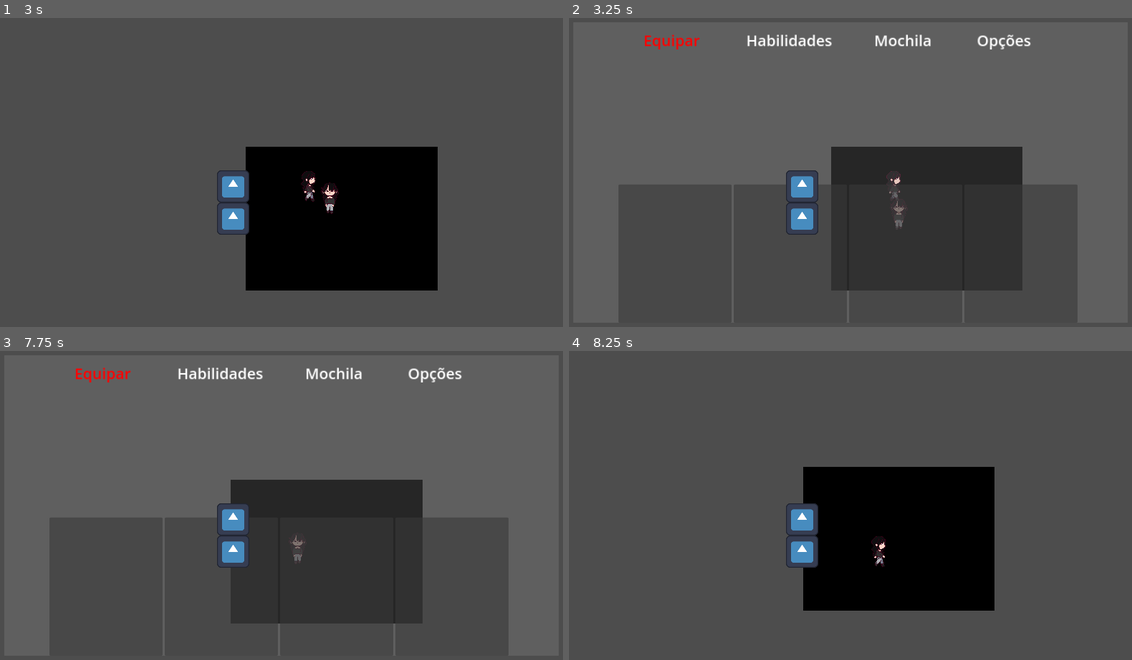
Above: before the commit, frames 1-4 (two rows, left to right).
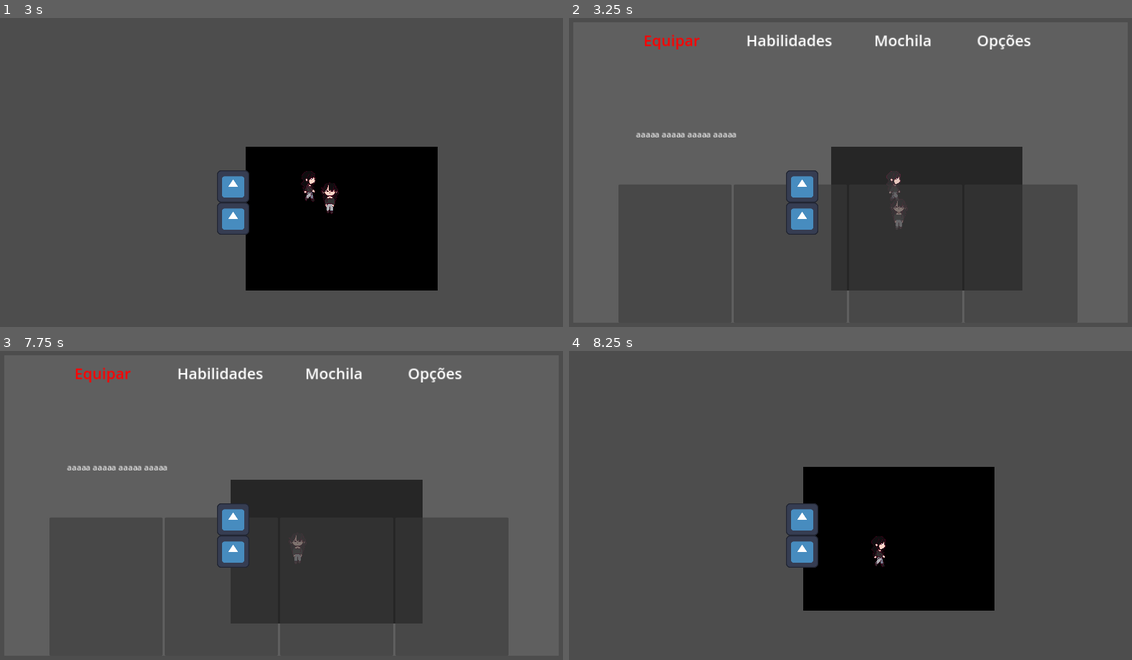
Above: after the commit, the same moments.

Repository: StarryDuckStudios/SOP
Game: Godot game, scene res://Cenas/main.tscn
Two runs of this game, one before a commit and one after it. Both use one fixed random seed, a clock stepped at 60 frames per second and the inputs below. The engine's default icon, where the game draws it, is replaced by a stand-in: a white triangle on a blue panel in a dark square.
Inputs:
- Up to frame 1 (3 s): tap Enter at 0.5 s; hold Right (ui_right) 0.53-1.28 s; tap 1 (1) at 0.6 s; tap 2 (2) at 0.8, 1.35 s; tap Space at 1.25 s; hold Down (ui_down) 1.28-2.03 s; tap 3 (3) at 1.55, 2.1 s; hold Right (ui_right) 2.03-2.78 s; tap 4 (4) at 2.3, 2.85 s; hold Up (ui_up) from 2.78 s (still down)
- Up to frame 2 (3.25 s): keep holding Up (ui_up); tap X (x) at 3.05 s
- Up to frame 3 (7.75 s): release Up (ui_up) at 3.53 s; hold Left (ui_left) 3.53-5.03 s; tap X (x) at 3.6, 7.55 s; tap Z (z) at 3.8, 4.35 s; tap 1 (1) at 4.55, 5.1 s; hold Down (ui_down) 5.03-5.78 s; tap 2 (2) at 5.3, 5.85 s; hold Right (ui_right) 5.78-6.53 s; tap 3 (3) at 6.05, 6.6 s; hold Up (ui_up) 6.53-7.28 s; tap 4 (4) at 6.8, 7.35 s; hold Right (ui_right) from 7.28 s (still down)
- Up to frame 4 (8.25 s): release Right (ui_right) at 8.03 s; hold Down (ui_down) from 8.03 s (still down); tap X (x) at 8.1 s

Frame 1 is identical in both runs. In frame 2, 0.2% of the frame differs, in the area x 11-30%, y 37-39%; in frame 3, 0.2%; in frame 4, nothing differs.

Commit message:
melhorias navegação no menu

Diff:
--- a/Cenas/menu.tscn
+++ b/Cenas/menu.tscn
@@ -14,6 +14,29 @@
 grow_vertical = 2
 script = ExtResource("1_pftyu")
 
+[node name="CalebContainer" type="HBoxContainer" parent="."]
+layout_mode = 0
+offset_left = 150.0
+offset_top = 229.0
+offset_right = 350.0
+offset_bottom = 269.0
+
+[node name="Label" type="Label" parent="CalebContainer"]
+layout_mode = 2
+text = "aaaaa"
+
+[node name="Label2" type="Label" parent="CalebContainer"]
+layout_mode = 2
+text = "aaaaa"
+
+[node name="Label3" type="Label" parent="CalebContainer"]
+layout_mode = 2
+text = "aaaaa"
+
+[node name="Label4" type="Label" parent="CalebContainer"]
+layout_mode = 2
+text = "aaaaa"
+
 [node name="Modificar_Menu" type="HBoxContainer" parent="."]
 layout_mode = 2
 offset_left = 115.0
@@ -25,17 +48,35 @@
 custom_minimum_size = Vector2(225, 0)
 layout_mode = 2
 
+[node name="child" type="Label" parent="Modificar_Menu/Caleb"]
+layout_mode = 0
+offset_right = 40.0
+offset_bottom = 23.0
+
 [node name="Morgana" type="Panel" parent="Modificar_Menu"]
 custom_minimum_size = Vector2(225, 0)
 layout_mode = 2
 
-[node name="Panel3" type="Panel" parent="Modificar_Menu"]
+[node name="child" type="Label" parent="Modificar_Menu/Morgana"]
+layout_mode = 0
+offset_right = 40.0
+offset_bottom = 23.0
+
+[node name="Darcy" type="Panel" parent="Modificar_Menu"]
 custom_minimum_size = Vector2(225, 0)
 layout_mode = 2
+
+[node name="child" type="Label" parent="Modificar_Menu/Darcy"]
+offset_right = 40.0
+offset_bottom = 23.0
 
 [node name="Dotty" type="Panel" parent="Modificar_Menu"]
 custom_minimum_size = Vector2(225, 0)
 layout_mode = 2
+
+[node name="child" type="Label" parent="Modificar_Menu/Dotty"]
+offset_right = 40.0
+offset_bottom = 23.0
 
 [node name="Layout_Maior" type="Panel" parent="."]
 layout_mode = 1
--- a/scripts/menu.gd
+++ b/scripts/menu.gd
@@ -6,7 +6,16 @@
 var caminho_array = ["Menu_1"]
 var positivo
 var negativo
+var permite = false
+var voltar_ativado = true
+var dicionario = {
+	"/root/Menu/Modificar_Menu/Caleb" : card_volta,
+	"/root/Menu/Modificar_Menu/Morgana" : card_volta,
+	"/root/Menu/Modificar_Menu/Darcy" : card_volta,
+	"/root/Menu/Modificar_Menu/Dotty" : card_volta,
+}
 func _ready():
+	print(str($Modificar_Menu/Morgana.get_path()))
 	$".".hide()
 	verifica()
 func _input(event):
@@ -24,16 +33,13 @@
 				navegar(-1)
 				menus_options()
 		if Input.is_action_just_pressed("z"):
+			await get_tree().create_timer(0.1).timeout
 			modificar_action()
-		if Input.is_action_just_pressed("x"):
+		if Input.is_action_just_pressed("x") and voltar_ativado:
 			if caminho_array.size() > 1:
-				get_node(caminho).get_child(control).modulate = "White"
-				control = control_save[control_save.size() - 1] #Usa o backup do control para voltar a posição anterior
-				control_save.pop_back()
-				print(control_save)
-				caminho_array.pop_back()
-				caminho = caminho_array[caminho_array.size() -1]
-				verifica()
+				permite = true
+				verifica_volta()
+				voltar()
 			else:
 				menu *= -1
 	else:
@@ -60,12 +66,15 @@
 func equipar():
 	print()
 func modificar_action():
+	if get_node(caminho) == get_node("Modificar_Menu") and permite:
+		for child in get_node("Modificar_Menu").get_children():
+			if get_node(caminho).get_child(control).name == child.name:
+				muda(str(child.get_path()))
+				card_tween(str(child.get_path()), child.name)
+		permite = false
 	if get_node(caminho).get_child(control).name == "Equipar" or get_node(caminho).get_child(control).name == "Habilidades":
 		muda("Modificar_Menu")
-	if get_node(caminho).get_child(control).name == "Morgana":
-		muda("Modificar_Menu/Morgana")
-		var tween = create_tween()
-		tween.tween_property($Modificar_Menu/Morgana, "position", Vector2(0, 0), 0.5)
+		permite = true
 
 func muda(func_caminho):
 	control_save.append(control)#Armazena o control para depois voltar ao mesmo lugar que estava
@@ -75,3 +84,27 @@
 	verifica()
 func menus_options():
 	equipar()
+func verifica_volta():
+	for caminhos_ in dicionario.keys():
+		if caminhos_ == caminho:
+			dicionario[caminhos_].call("Morgana")
+func voltar():
+	get_node(caminho).get_child(control).modulate = "White"
+	control = control_save[control_save.size() - 1] #Usa o backup do control para voltar a posição anterior
+	control_save.pop_back()
+	print(control_save)
+	caminho_array.pop_back()
+	caminho = caminho_array[caminho_array.size() -1]
+	verifica()
+func card_tween(caminho_, card):
+	var tween = create_tween()
+	voltar_ativado = false
+	tween.tween_property(get_node(caminho_), "position", Vector2(0, 0), 0.5)
+	tween.connect("finished", func voltar(): voltar_ativado = true)
+	await get_tree().create_timer(0).timeout
+	for child in get_node("Modificar_Menu").get_children():
+		if child.name != card:
+			child.hide()
+func card_volta(card):
+	for child in get_node("Modificar_Menu").get_children():
+		child.show()
